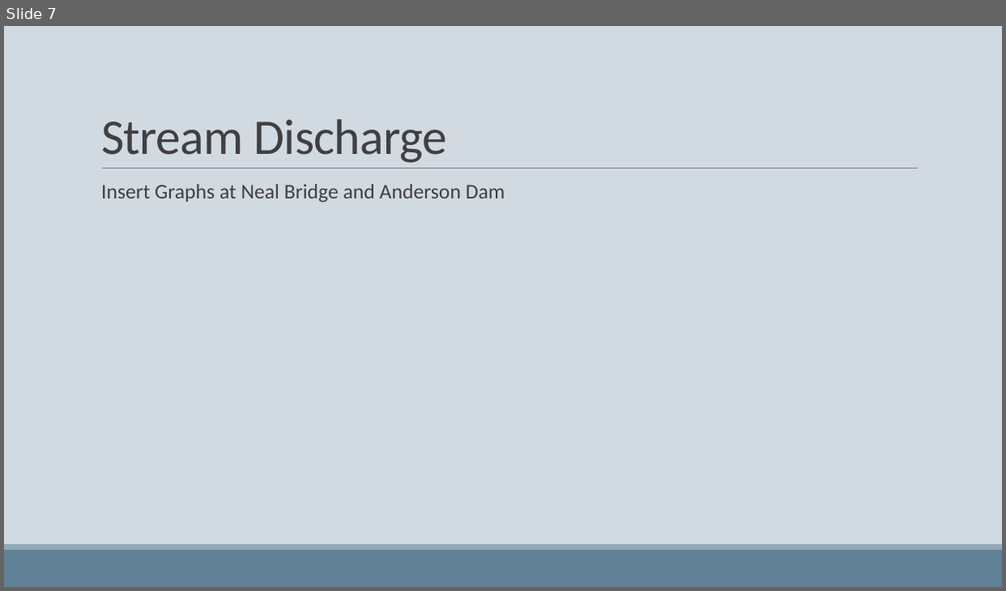
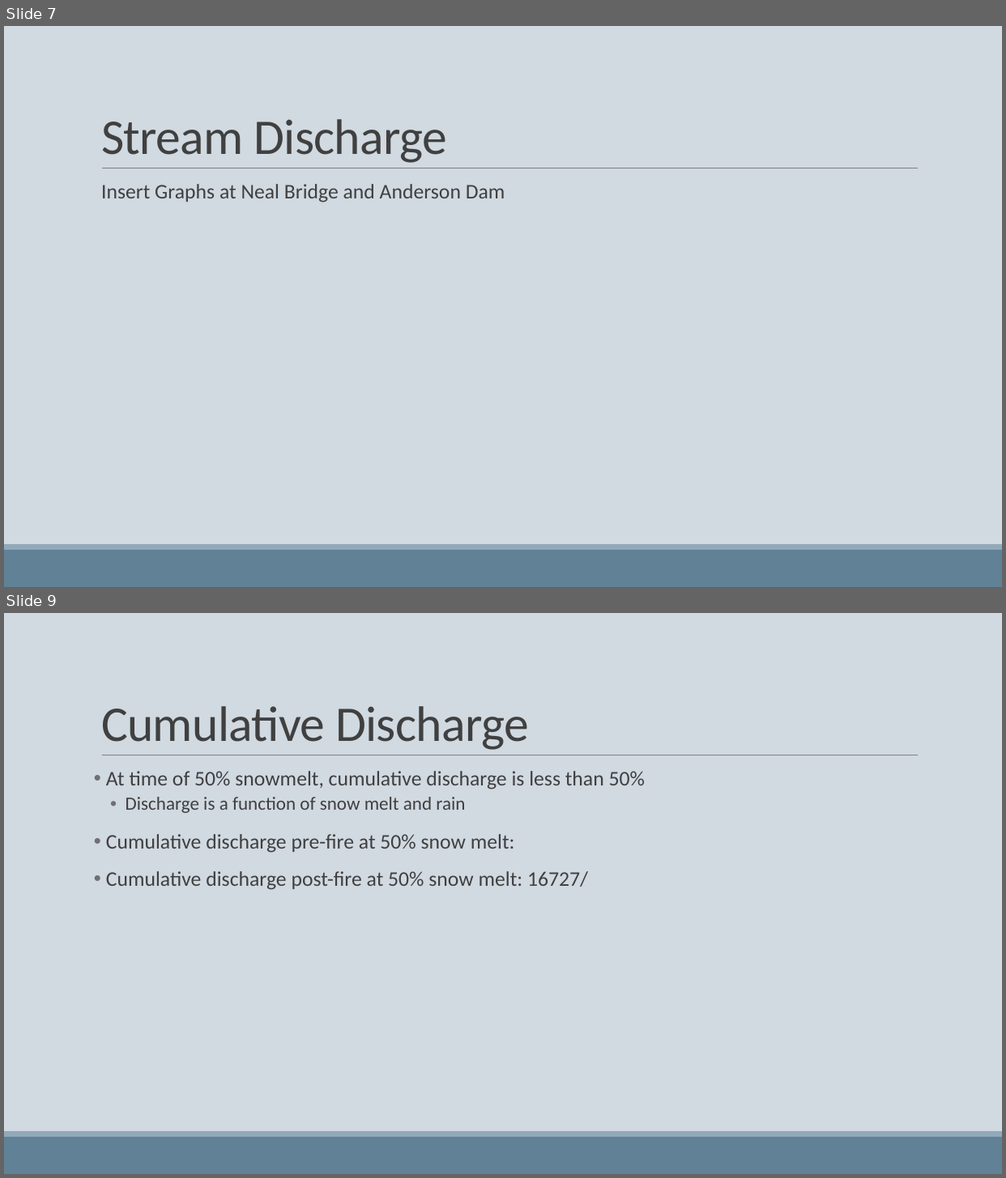
Before and after one commit to woz22/thesis, a slide deck: courses/geog475_pres.pptx. Shown one above the other, each under a label of ours: slide 7 before the commit, slides 7 and 9 after it; the slides between them are not shown. The pictures are 1006x591 and 1006x1178 pixels, drawn with LibreOffice and Linux fonts; fonts in the diff are those of the drawing. Boxes give left, top, right and bottom in pixels: in the first picture for what was removed or moved away, otherwise in the second. Text is boxed around its words. In the diff, an @@ line names an element or a change of style, - is before the commit and + after.

```diff
--- a/courses/geog475_pres.pptx
+++ b/courses/geog475_pres.pptx
@@ slide 9 added at (x1=4, y1=613, x2=1002, y2=1174), background #D1D9E1; not listed: 3 template elements that a slide beside it also shows @@
@@ title added at (x1=101, y1=706, x2=529, y2=750), 48 pt, text #404040 @@
+Cumulative Discharge
@@ text added at (x1=106, y1=771, x2=645, y2=890), 20 pt, text #404040 @@
+• At time of 50% snowmelt, cumulative discharge is less than 50%
+  • Discharge is a function of snow melt and rain
+• Cumulative discharge pre-fire at 50% snow melt:
+• Cumulative discharge post-fire at 50% snow melt: 16727/
```
Also in this commit, not shown: 2 slides changed, 4 other slides added, 2 slides removed, 7 other files.
